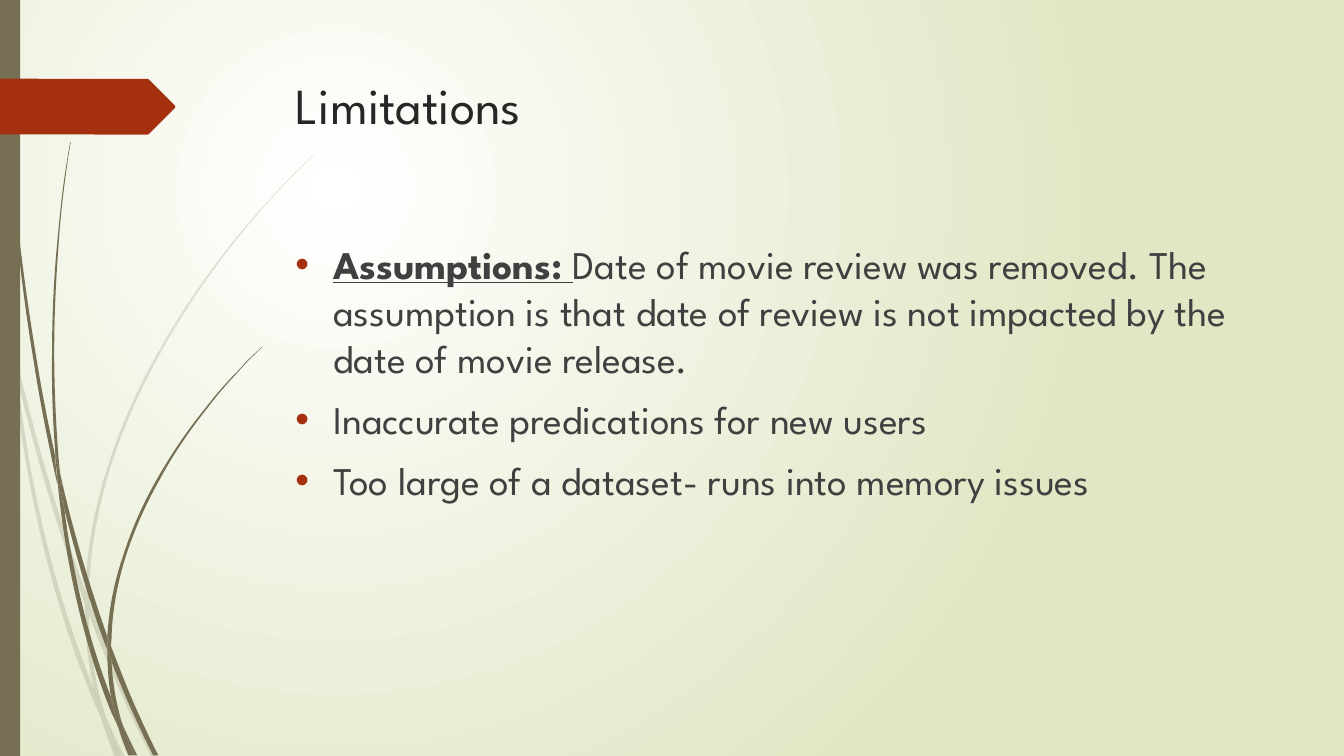
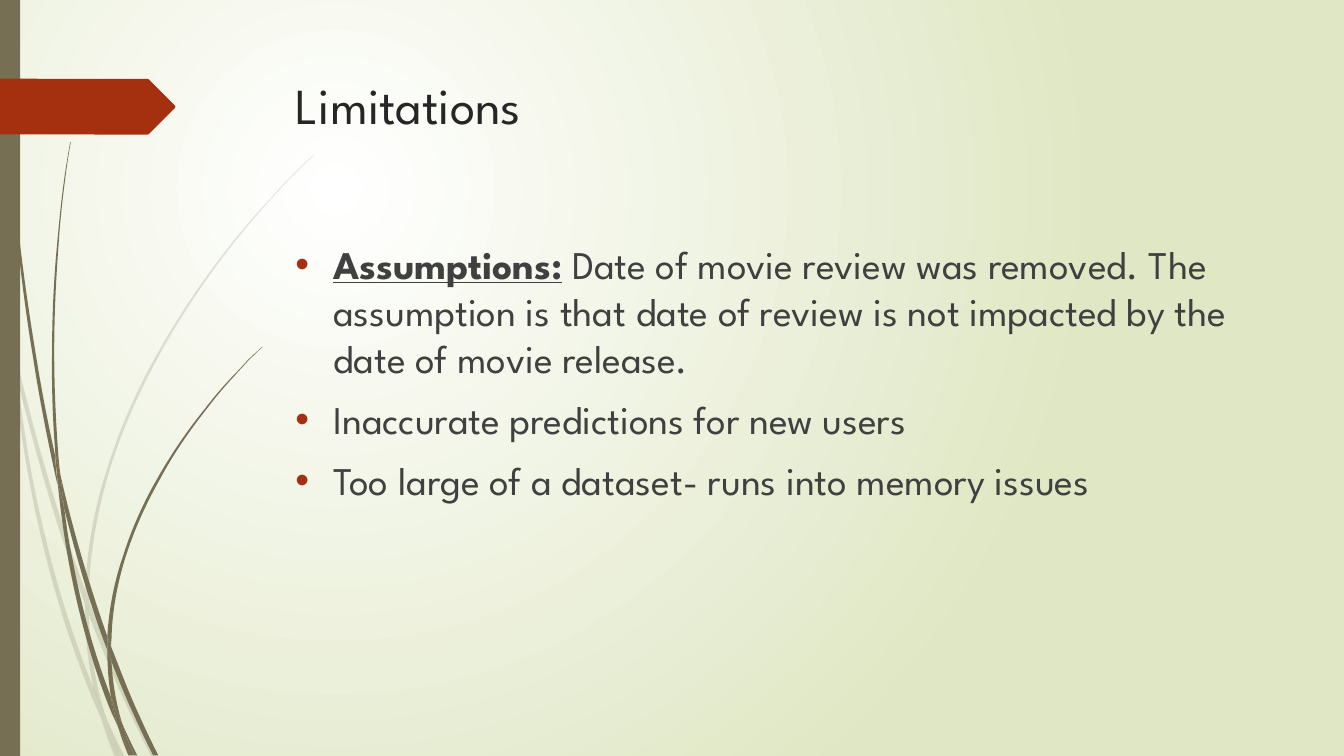
Before and after one commit to manelmahroug/netflix-movie-recommendation, a slide deck: slide 8 of Movie-Recommendation.pptx. Drawn at 1344x756 pixels with LibreOffice and Linux fonts; fonts in the diff are those of the drawing. Boxes give left, top, right and bottom in pixels: in the first picture for what was removed or moved away, otherwise in the second. Text is boxed around its words. In the diff, an @@ line names an element or a change of style, - is before the commit and + after.

```diff
--- a/Movie-Recommendation.pptx
+++ b/Movie-Recommendation.pptx
@@ text at (x1=333, y1=406, x2=906, y2=442): text changed @@
-• Inaccurate predications for new users
+• Inaccurate predictions for new users
```
Also in this commit, not shown: 1 other slide changed.
